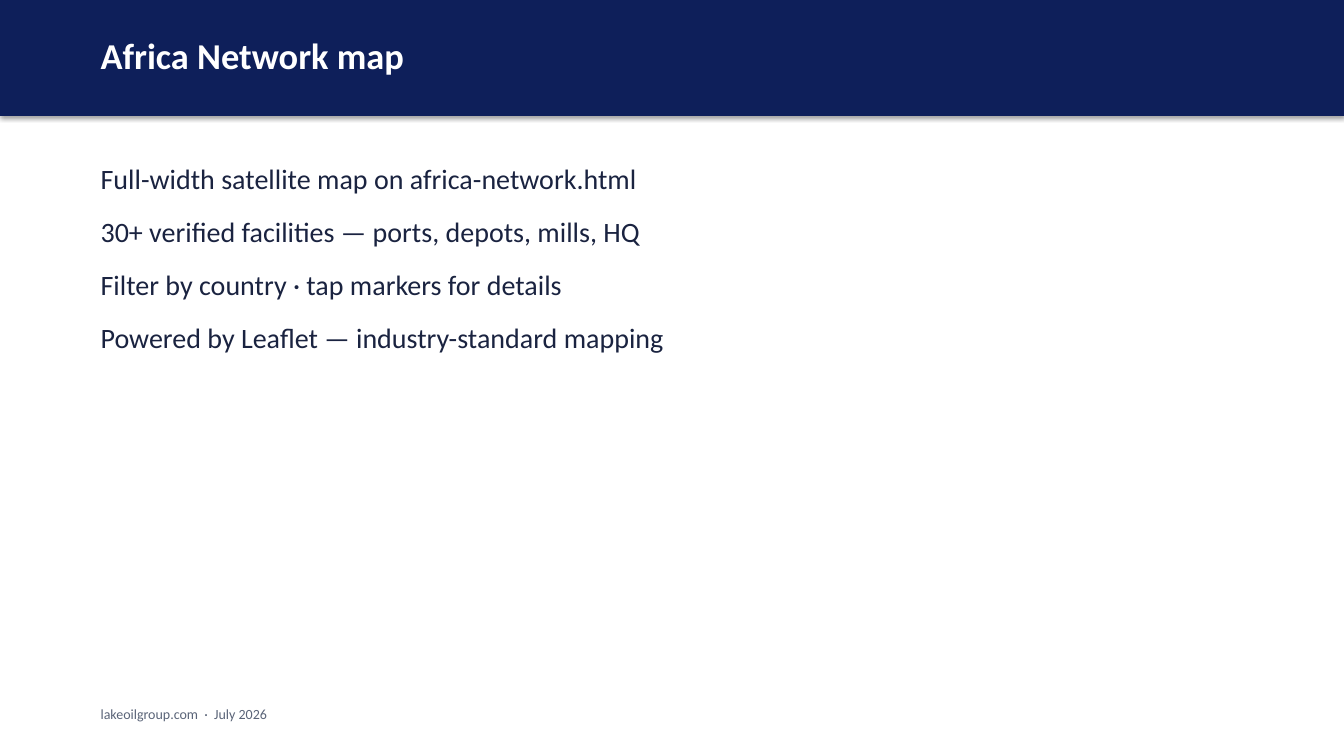
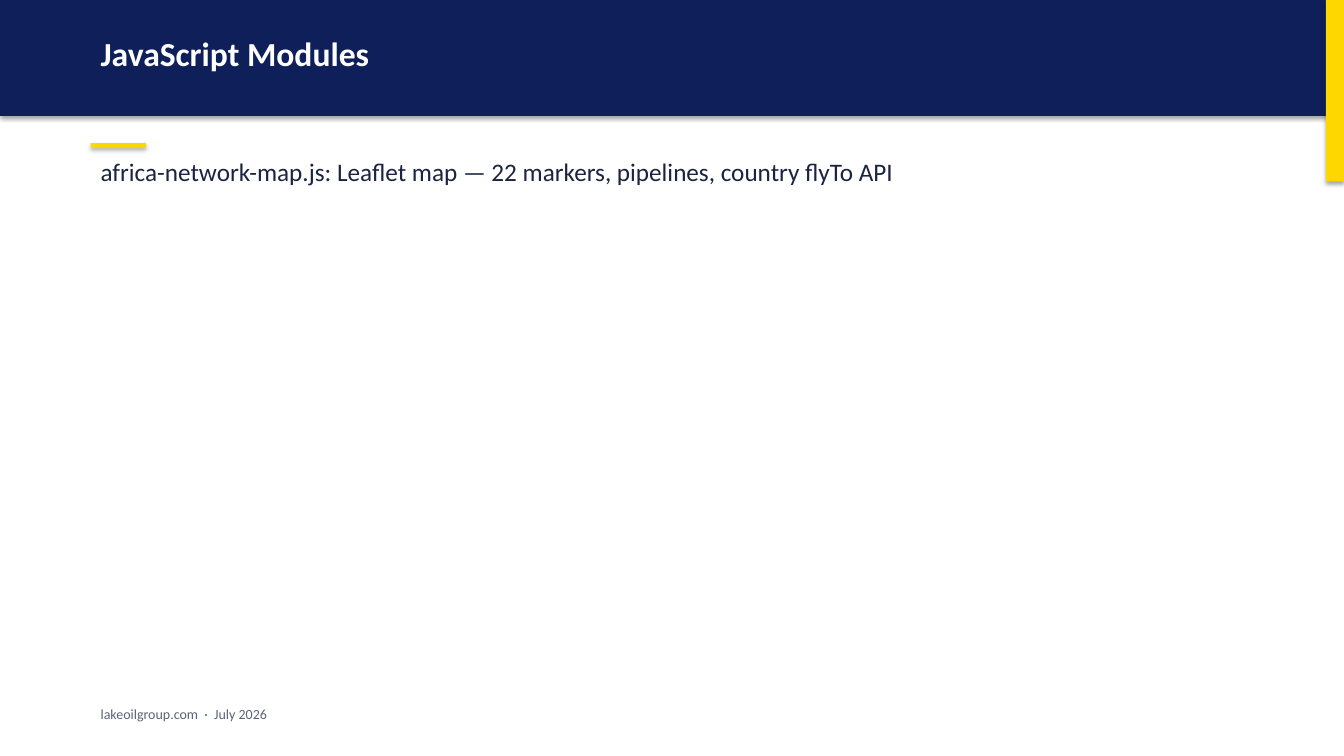
Before and after one commit to Smarderve/Lake.Group.Web, a slide deck: slide 53 of LAKE_GROUP_PRESENTATION.pptx (slide 30 before the commit). Drawn at 1344x756 pixels with LibreOffice and Linux fonts; fonts in the diff are those of the drawing. Boxes give left, top, right and bottom in pixels: in the first picture for what was removed or moved away, otherwise in the second. Text is boxed around its words. In the diff, an @@ line names an element or a change of style, - is before the commit and + after.

```diff
--- a/LAKE_GROUP_PRESENTATION.pptx
+++ b/LAKE_GROUP_PRESENTATION.pptx
@@ rectangle added at (1326, 0, 1344, 181), fill #FFD700 @@
@@ text at (101, 42, 369, 72): text changed; size 26 to 24 pt @@
-Africa Network map
+JavaScript Modules
@@ rectangle added at (91, 143, 146, 147), fill #FFD700 @@
@@ text at (101, 163, 893, 186): text changed; size 20 to 18 pt @@
-Full-width satellite map on africa-network.html
-30+ verified facilities — ports, depots, mills, HQ
-Filter by country · tap markers for details
-Powered by Leaflet — industry-standard mapping
+africa-network-map.js: Leaflet map — 22 markers, pipelines, country flyTo API
```
Also in this commit, not shown: 3 other slides changed, 105 slides added, 35 slides removed, 1 other file.
